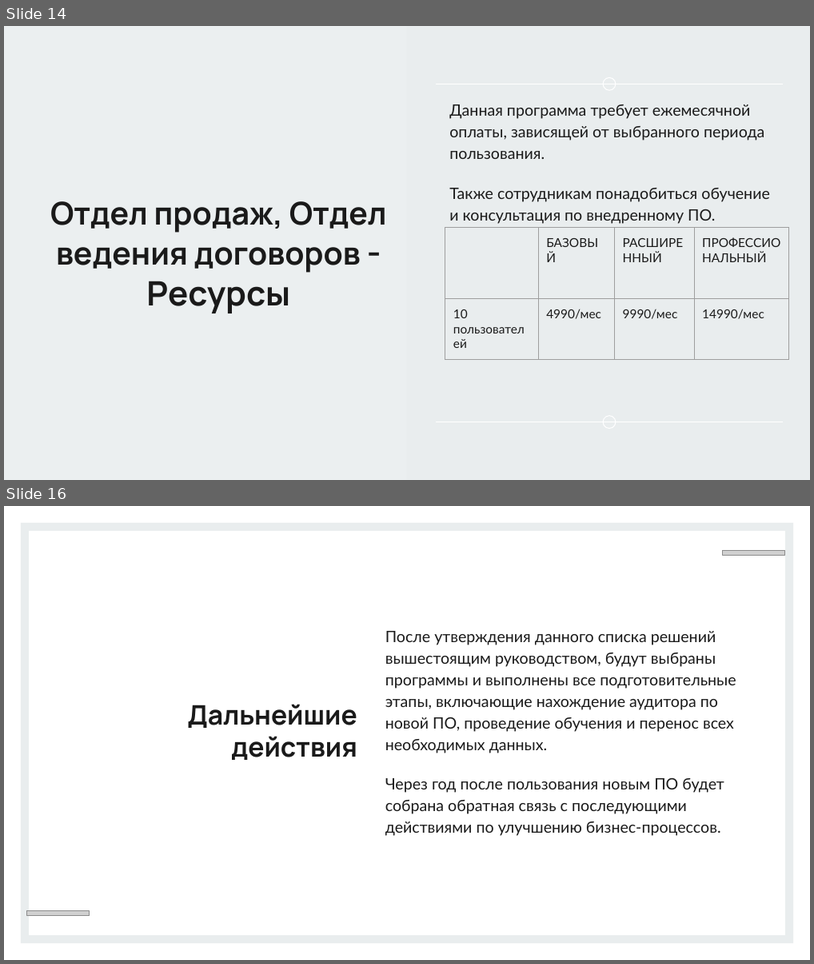
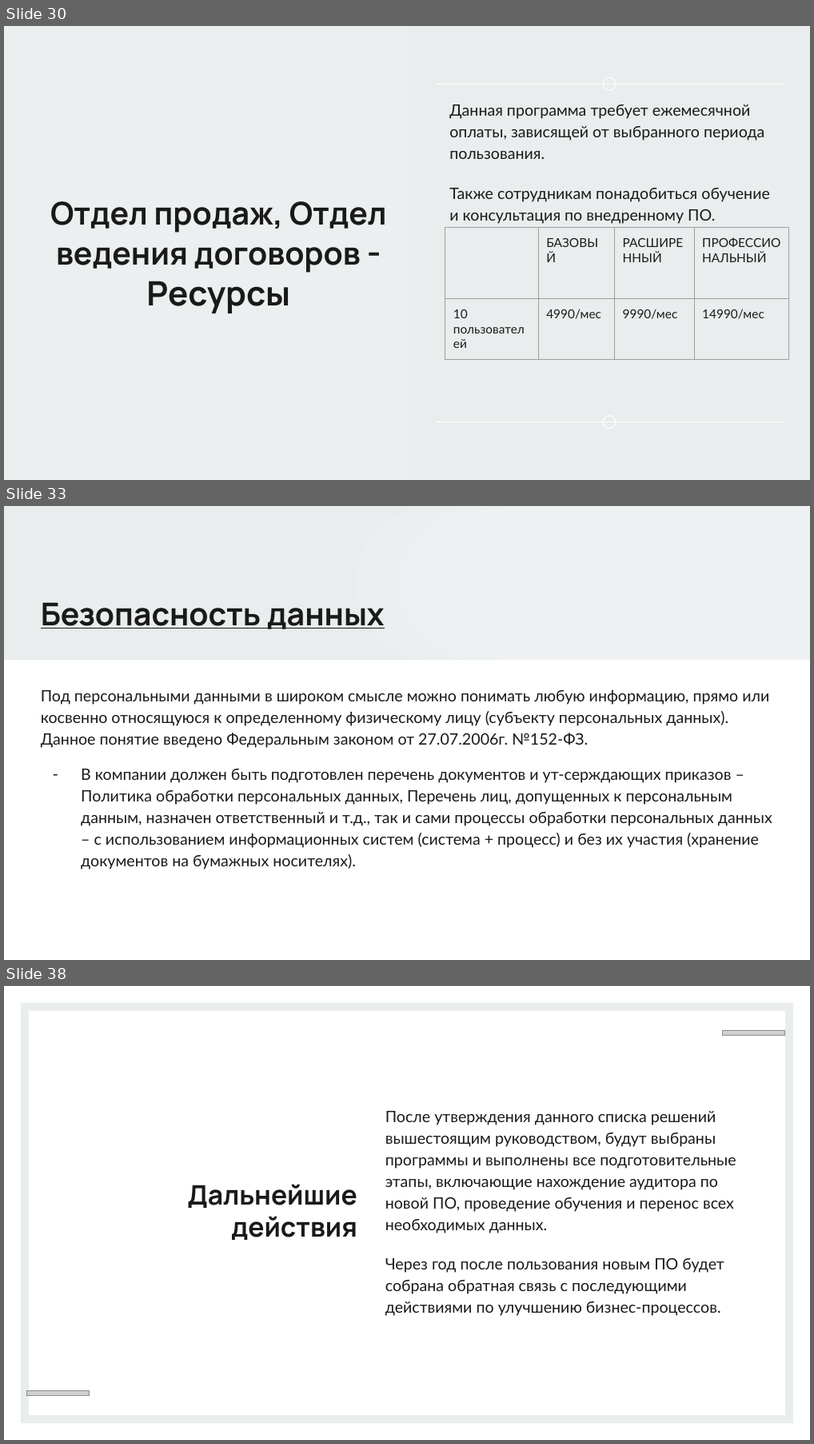
Before and after one commit to Kolonin-Gleb-Studying/SIT, a slide deck: Отчёт об эффективности СИТ студенты/София.pptx. Shown one above the other, each under a label of ours: slides 14 and 16 before the commit, slides 30, 33 and 38 after it; the slides between them are not shown. The pictures are 814x964 and 814x1444 pixels, drawn with LibreOffice and Linux fonts; fonts in the diff are those of the drawing; grey boxes stand for pictures. Boxes give left, top, right and bottom in pixels: in the first picture for what was removed or moved away, otherwise in the second. Text is boxed around its words. In the diff, an @@ line names an element or a change of style, - is before the commit and + after.

```diff
--- a/Отчёт об эффективности СИТ студенты/София.pptx
+++ b/Отчёт об эффективности СИТ студенты/София.pptx
@@ slide 33 added at (4, 506, 810, 960), background #FFFFFF @@
@@ rectangle added at (4, 506, 810, 660), fill #E9EDEE @@
@@ flow chart delay added at (355, 506, 508, 660), fill #E9EDEE @@
@@ flow chart delay added at (355, 506, 508, 660), fill #FFFFFF at 13% opacity @@
@@ flow chart delay added at (395, 506, 547, 660), fill #E9EDEE @@
@@ flow chart delay added at (395, 506, 547, 660), fill #FFFFFF at 19% opacity @@
@@ flow chart delay added at (432, 506, 585, 660), fill #E9EDEE @@
@@ flow chart delay added at (432, 506, 585, 660), fill #FFFFFF at 25% opacity @@
@@ rectangle added at (582, 506, 810, 660), fill #FFFFFF at 25% opacity @@
@@ title added at (41, 602, 385, 629), 28 pt, text #1A1A1A, bold, underline @@
+Безопасность данных
@@ text added at (41, 690, 773, 869), 14 pt, text #1A1A1A @@
+Под персональными данными в широком смысле можно понимать любую информацию, прямо или косвенно относящуюся к определенному физическому лицу (субъекту персональных данных). Данное понятие введено Федеральным законом от 27.07.2006г. №152-ФЗ.
+– В компании должен быть подготовлен перечень документов и ут-серждающих приказов – Политика обработки персональных данных, Перечень лиц, допущенных к персональным данным, назначен ответственный и т.д., так и сами процессы обработки персональных данных – с использованием информационных систем (система + процесс) и без их участия (хранение документов на бумажных носителях).
@@ what was slide 14 is now slide 30 @@
@@ what was slide 16 is now slide 38 @@
```
Also in this commit, not shown: 4 slides changed, 22 other slides added, 1 slide removed, 3 other files.
